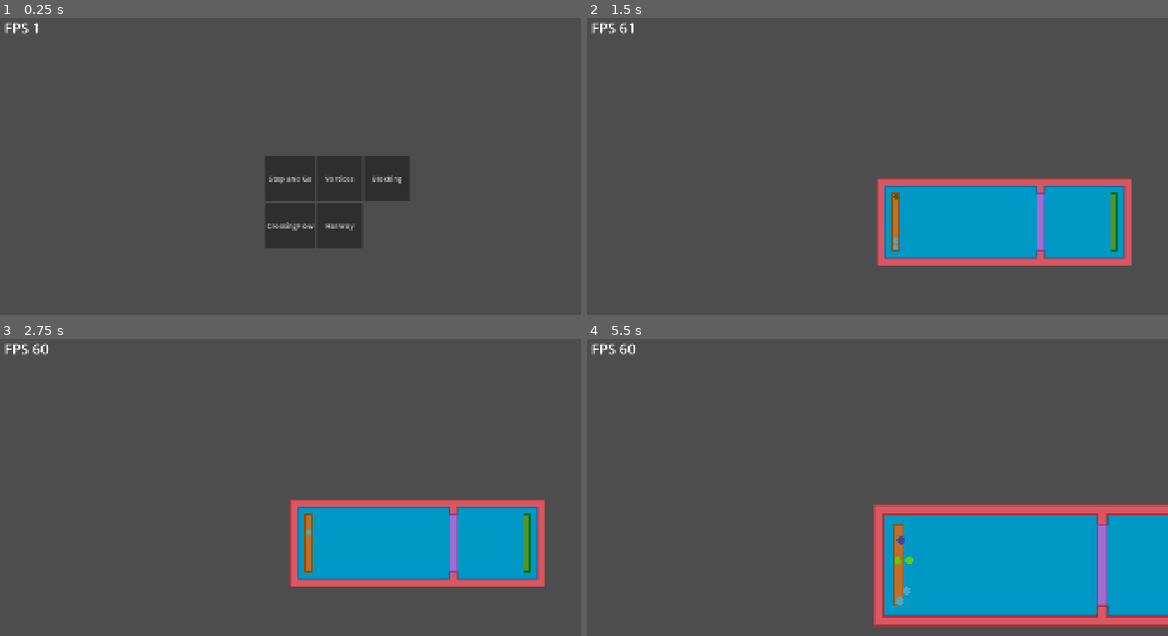
Above: before the commit, frames 1-4 (two rows, left to right).
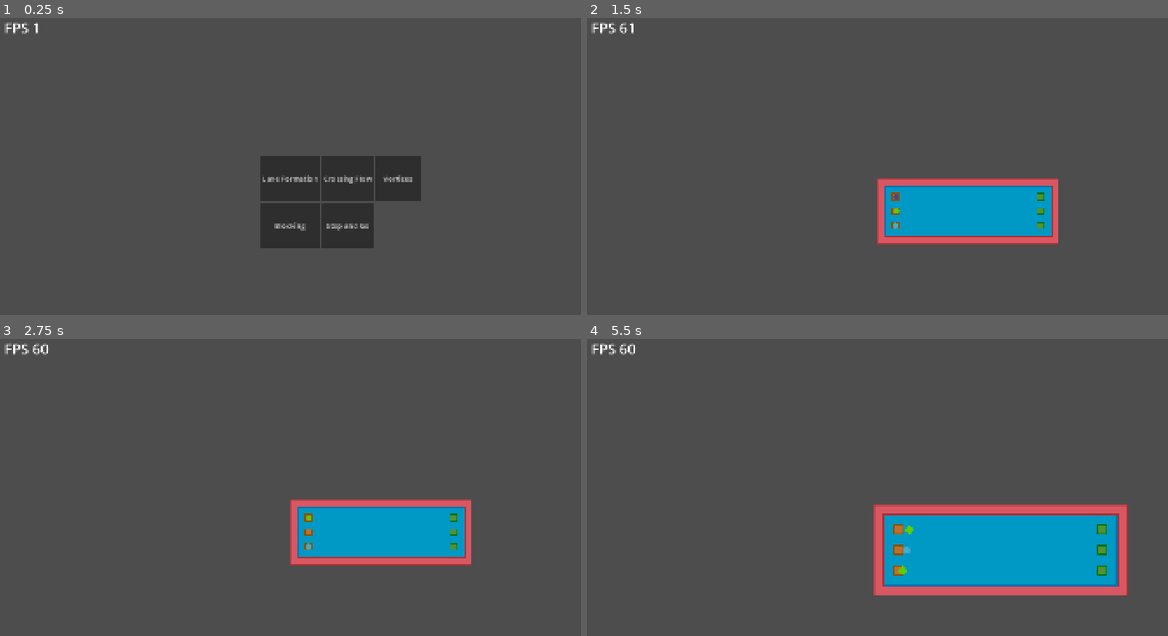
Above: after the commit, the same moments.

Repository: djairoh/crowdSim
Game: Godot game, scene res://scenes/crowd_manager.tscn
Same seed, same stepped clock (60 frames per second), same inputs: the game is played once before the commit and once after it.
Inputs (mouse positions are in pixels of both pictures, inside the frame that each line leads up to):
- Up to frame 1 (0.25 s): no input
- Up to frame 2 (1.5 s): click (877, 178) at 0.5 s, where only the run after the commit has a clickable "Lane Formation"; tap Enter at 1.25 s; drag from (894, 196) to (935, 107) at 1.27 s
- Up to frame 3 (2.75 s): tap R (resetSimulation) at 2 s; drag from (307, 567) to (261, 564) at 2.02 s
- Up to frame 4 (5.5 s): tap R (resetSimulation) at 2.75, 3.5 s; move the mouse to (935, 428) at 2.77 s; hold Mouse wheel up (zoomIn) 2.78-3.5 s; click (935, 428) at 2.92 s; drag from (900, 540) to (703, 451) at 3.52 s; drag from (900, 591) to (906, 499) at 4.27 s; drag from (900, 540) to (790, 419) at 5.02 s

The runs differ from the first frame. In frame 1, 1.3% of the frame differs, in the area x 44-73%, y 46-78%; in frame 2, 7.4%; in frame 3, 7.4%; in frame 4, 10%, in the area x 49-100%, y 55-97%.

Commit message:
comments

Diff:
--- a/scenes/crowd_manager.tscn
+++ b/scenes/crowd_manager.tscn
@@ -36,15 +36,15 @@
 
 [node name="Levels" type="Node" parent="." unique_id=1720318990]
 
-[node name="Stop and Go" parent="Levels" unique_id=1906395005 instance_placeholder="res://scenes/levels/stop_and_go.tscn"]
+[node name="Lane Formation" parent="Levels" unique_id=820105770 instance_placeholder="res://scenes/levels/hallway.tscn"]
+
+[node name="Crossing Flow" parent="Levels" unique_id=815607310 instance_placeholder="res://scenes/levels/crossing_flow.tscn"]
 
 [node name="Vortices" parent="Levels" unique_id=1726996716 instance_placeholder="res://scenes/levels/vortices.tscn"]
 
 [node name="Blocking" parent="Levels" unique_id=1031472218 instance_placeholder="res://scenes/levels/blocking.tscn"]
 
-[node name="CrossingFlow" parent="Levels" unique_id=815607310 instance_placeholder="res://scenes/levels/crossing_flow.tscn"]
-
-[node name="Hallway" parent="Levels" unique_id=820105770 instance_placeholder="res://scenes/levels/hallway.tscn"]
+[node name="Stop and Go" parent="Levels" unique_id=1906395005 instance_placeholder="res://scenes/levels/stop_and_go.tscn"]
 
 [node name="Camera2D" type="Camera2D" parent="." unique_id=1584936411]
 script = ExtResource("2_y2edp")
--- a/scripts/CrowdManager.gd
+++ b/scripts/CrowdManager.gd
@@ -15,6 +15,7 @@
 @export_range(0.0, 1.0)
 var impatient_ratio: float = 0.5
 
+# TODO: move max_agents and both timers to the level instead, then connect here with custom signals.
 @export var max_agents: int = 40
 var num_agents: int = 0
 var agents: Array
--- a/scripts/levels/TestLevel.gd
+++ b/scripts/levels/TestLevel.gd
@@ -5,7 +5,7 @@
 	_setup_goal_spawn_pairs()
 
 func _setup_goal_spawn_pairs():
-	# TODO: each implementation has to specify goal-spawn pairs
+	# NOTE: each implementation has to specify goal-spawn pairs
 	print(self.spawns)
 	print(self.goals)
 	pass
